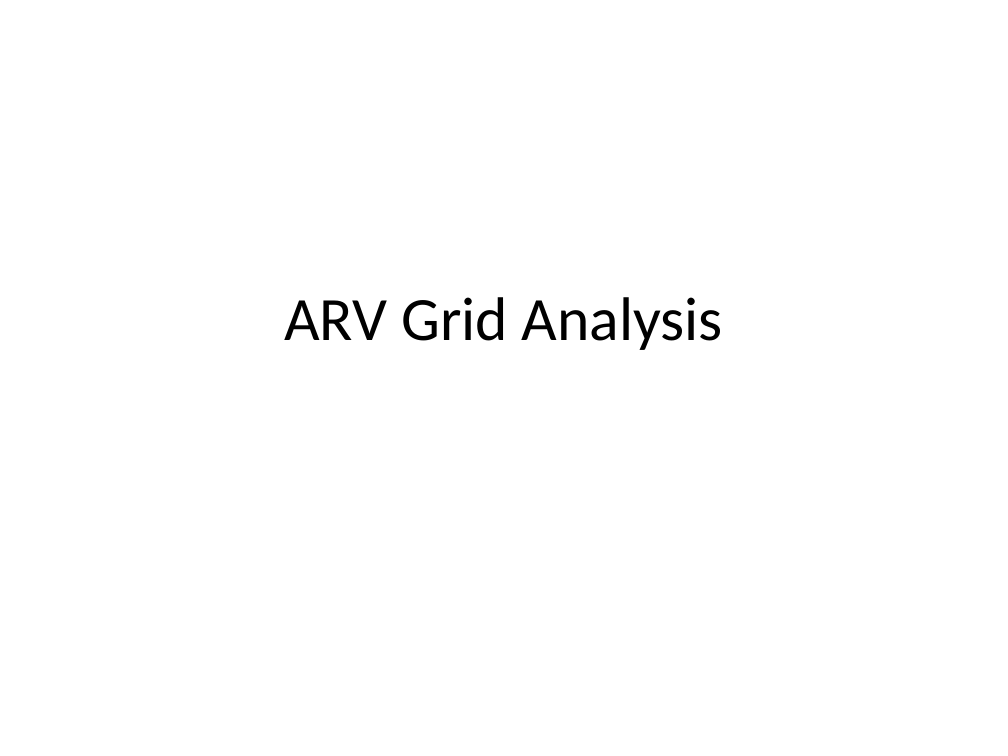
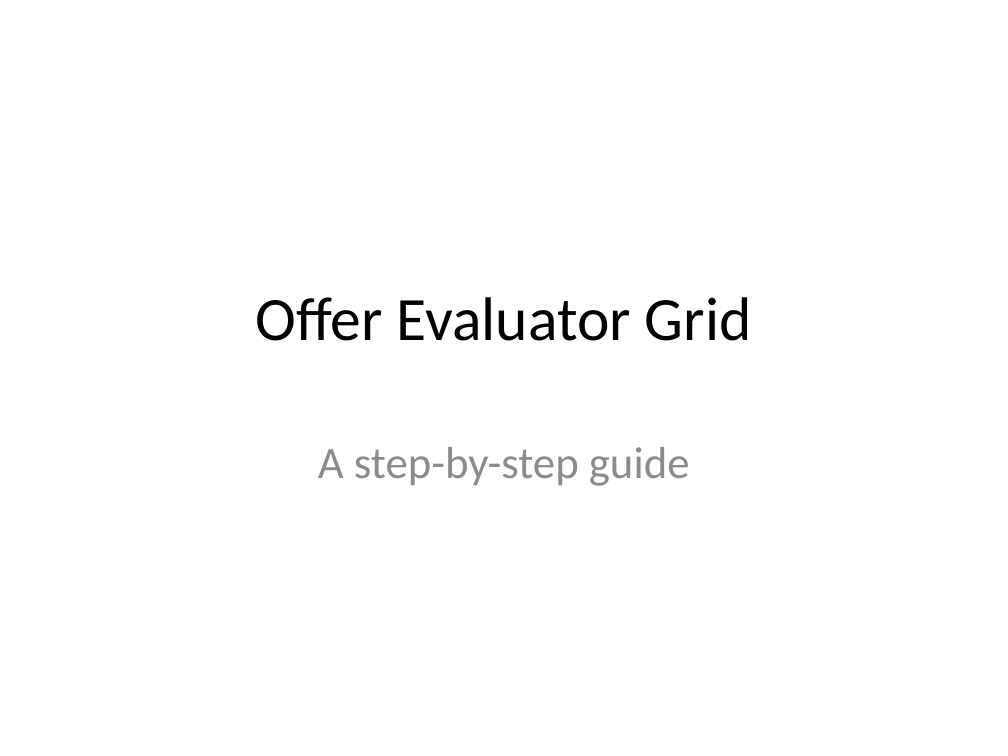
Before and after one commit to JosephGirsch/portfolio, a slide deck: slide 1 of assets/Offer Evaluator Grid directions.pptx. Drawn at 1008x756 pixels with LibreOffice and Linux fonts; fonts in the diff are those of the drawing. Boxes give left, top, right and bottom in pixels: in the first picture for what was removed or moved away, otherwise in the second. Text is boxed around its words. In the diff, an @@ line names an element or a change of style, - is before the commit and + after.

Commit message:
updated grid ppt

```diff
--- a/assets/Offer Evaluator Grid directions.pptx
+++ b/assets/Offer Evaluator Grid directions.pptx
@@ title at (256,297,752,341): text changed @@
-ARV Grid Analysis
+Offer Evaluator Grid
@@ subtitle added at (318,447,690,486), 32 pt, text #8C8C8C @@
+A step-by-step guide
```
